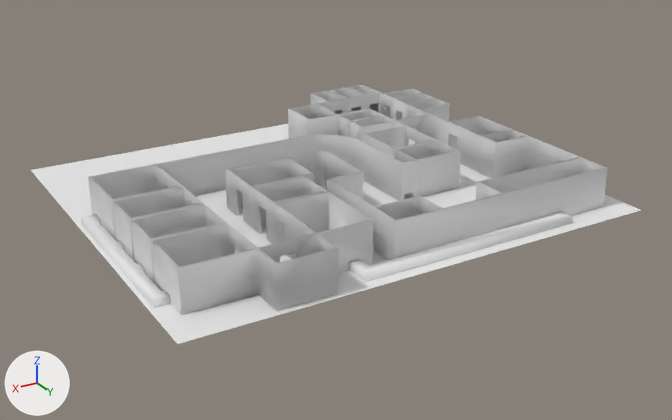
The Blender file Assets/Niveles/Nivel1Remake 1.blend, before and after one commit.
Both versions are drawn from a camera (50 mm lens) standing at (5.56, 12.06, 5.52) and looking at (-1.37, 0.5, -0.26). Arrows for +X, +Y and +Z are at lower left; the lights stay in place.

Names of what the first picture shows: 'Paredes', 'Suelo'.
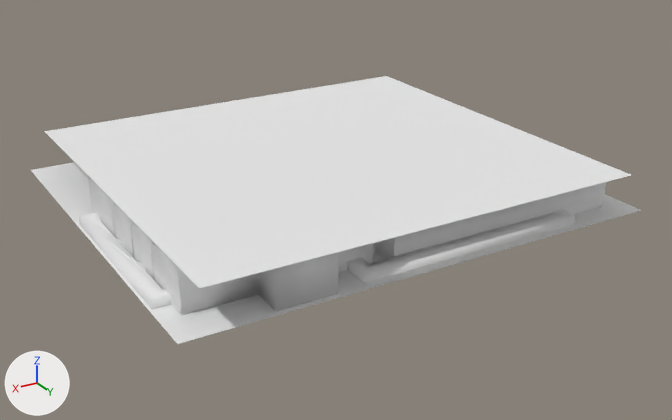
What differs and where, as boxes (x1, y1, x2, y2) in the pictures (672 x 420 px):
'Techo', shown
    after: (44, 76, 631, 288)
'Conductos', added
    after: (79, 210, 575, 309)
'Paredes', unchanged, covered by the edit
    before: (81, 85, 608, 316)
    after: (88, 177, 606, 316)

The change, as a diff of the scene's bpy script:
```diff
--- a/Assets/Niveles/Nivel1Remake 1.blend.py
+++ b/Assets/Niveles/Nivel1Remake 1.blend.py
@@ me_cube_001 @@
+me_cube_001.from_pydata(...)  # 246 vertices, 91 faces; spans x -2.74..4.1, y -1.13..2.93, z -0.37..-0.19
+me_cube_001.polygons.foreach_set('use_smooth', [True] * 91)
+me_cube_001.materials.append(mat_material)  # its picture is missing
@@ ob_techo @@
 ob_techo.location = (-1.28, 0.16, 0.63)
-ob_techo.hide_viewport = True
@@ ob_conductos @@
+ob_conductos = bpy.data.objects.new('Conductos', me_cube_001)
+ob_conductos.location = (-1.71, 0.3, 0.27)
+ob_conductos.scale = (1.0, 1.0, 0.741)
```
